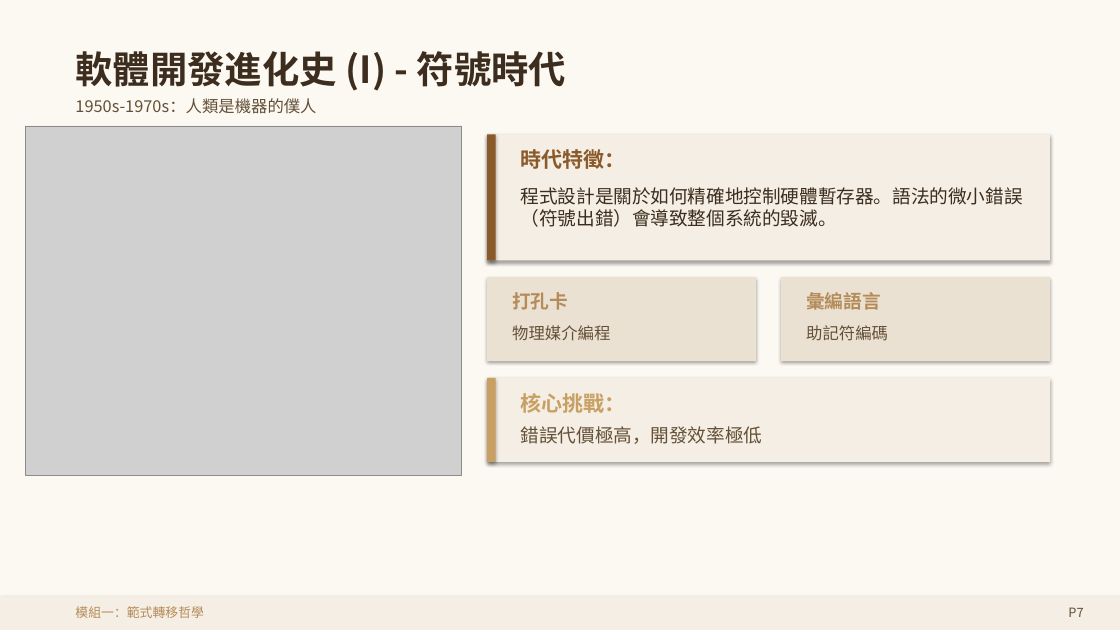
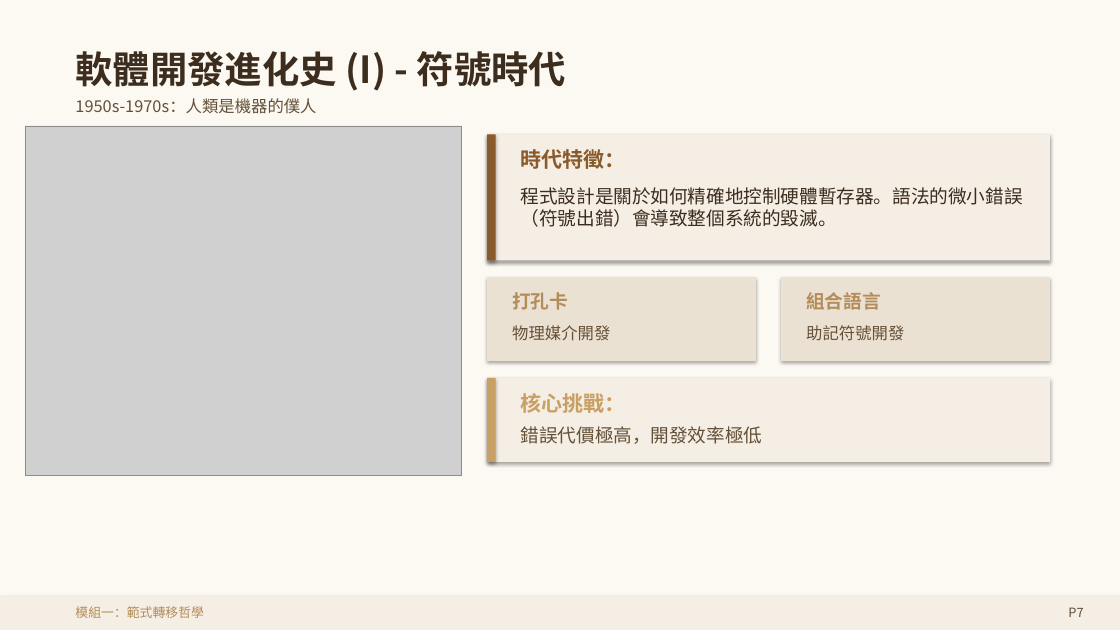
Before and after one commit to joshhu/cht2026vibecoding, a slide deck: slide 8 of Slides/Course02/0201.pptx. Drawn at 1120x630 pixels with LibreOffice and Linux fonts; fonts in the diff are those of the drawing; grey boxes stand for pictures. Boxes give left, top, right and bottom in pixels: in the first picture for what was removed or moved away, otherwise in the second. Text is boxed around its words. In the diff, an @@ line names an element or a change of style, - is before the commit and + after.

```diff
--- a/Slides/Course02/0201.pptx
+++ b/Slides/Course02/0201.pptx
@@ text at (806,292,880,310): text changed @@
-彙編語言
+組合語言
@@ text at (512,325,610,341): text changed @@
-物理媒介編程
+物理媒介開發
@@ text at (806,325,904,341): text changed @@
-助記符編碼
+助記符號開發
```
Also in this commit, not shown: 2 other slides changed, 6 other files.
